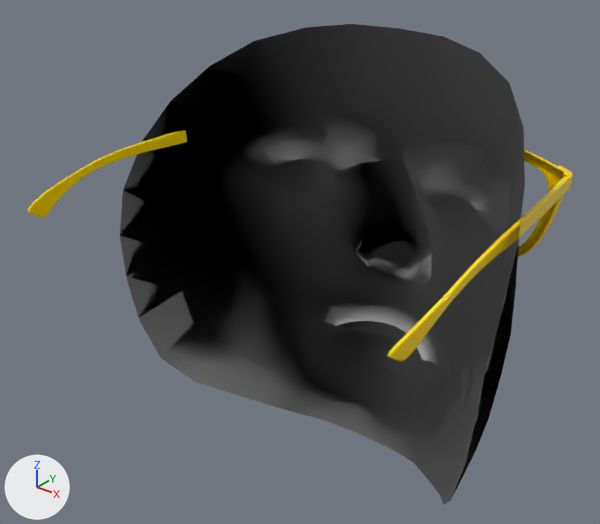
The glTF model ARFilters/YellowGlasses/scene.gltf: old version first, new version second.
Camera for both pictures: a camera (50 mm lens) standing at (0.1581, -0.2079, 0.1358) and looking at (-0.0108, 0.0032, 0.0049). The lights are fixed; the arrows at lower left show +X, +Y and +Z. Where no turn or scale is listed for an object, it has been applied to the vertices.

In view in the first picture: 'am_body', 'facemesh'.
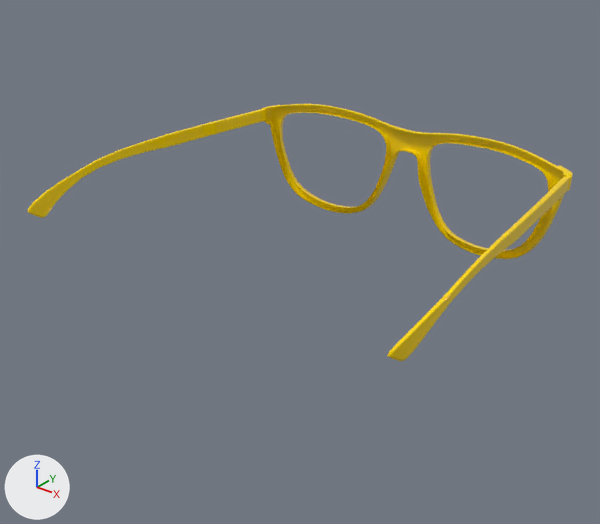
The newer file is also turned or shifted as a whole; pictures and numbers use the older file's frame.

Boxes [x1, y1, x2, y2] around the edits, measured in the pictures (600 x 524 px):
```json
{"object": "facemesh", "change": "deleted", "before": [120, 24, 525, 505]}
```

Edits to the scene script, one JSON object a line:
```json
{"op": "remove", "block": "ob_facemesh", "code": ["ob_facemesh = bpy.data.objects.new('facemesh', me_mesh)", "ob_facemesh.location = (0.0, 0.0, 0.0)"]}
```
